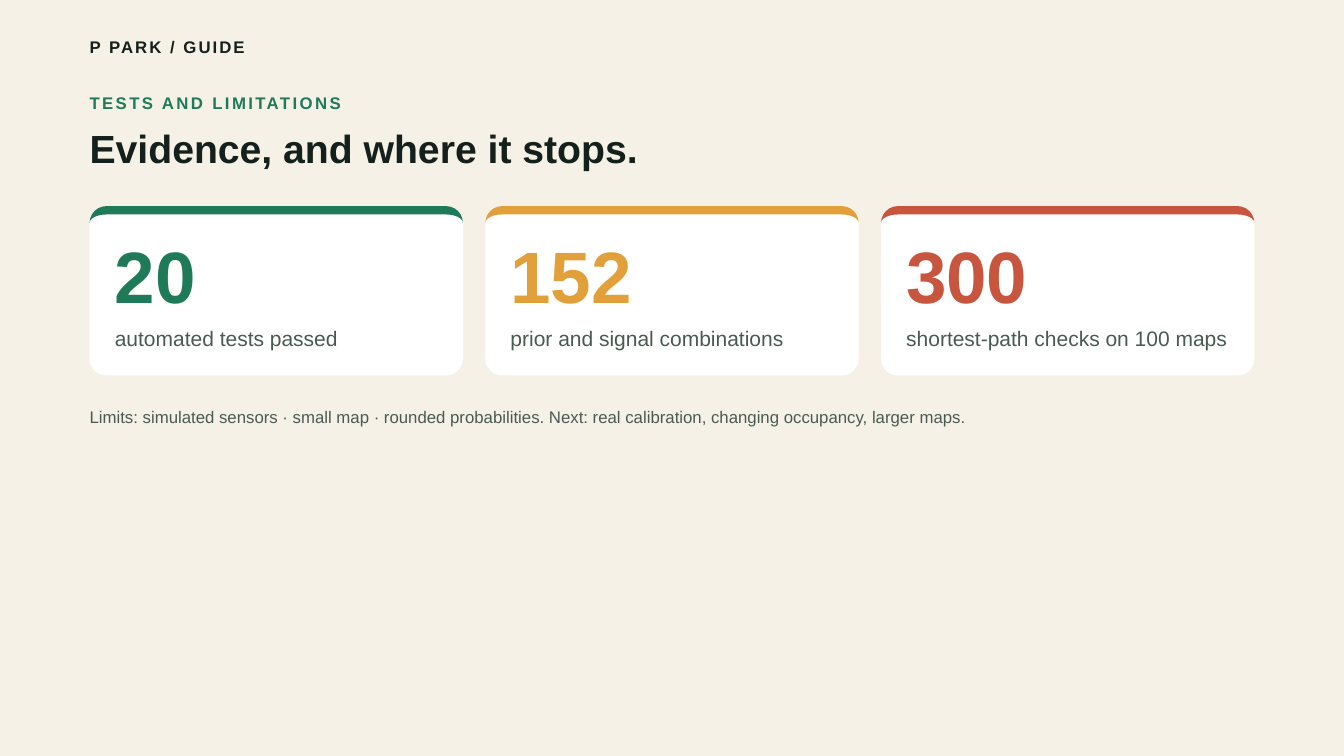
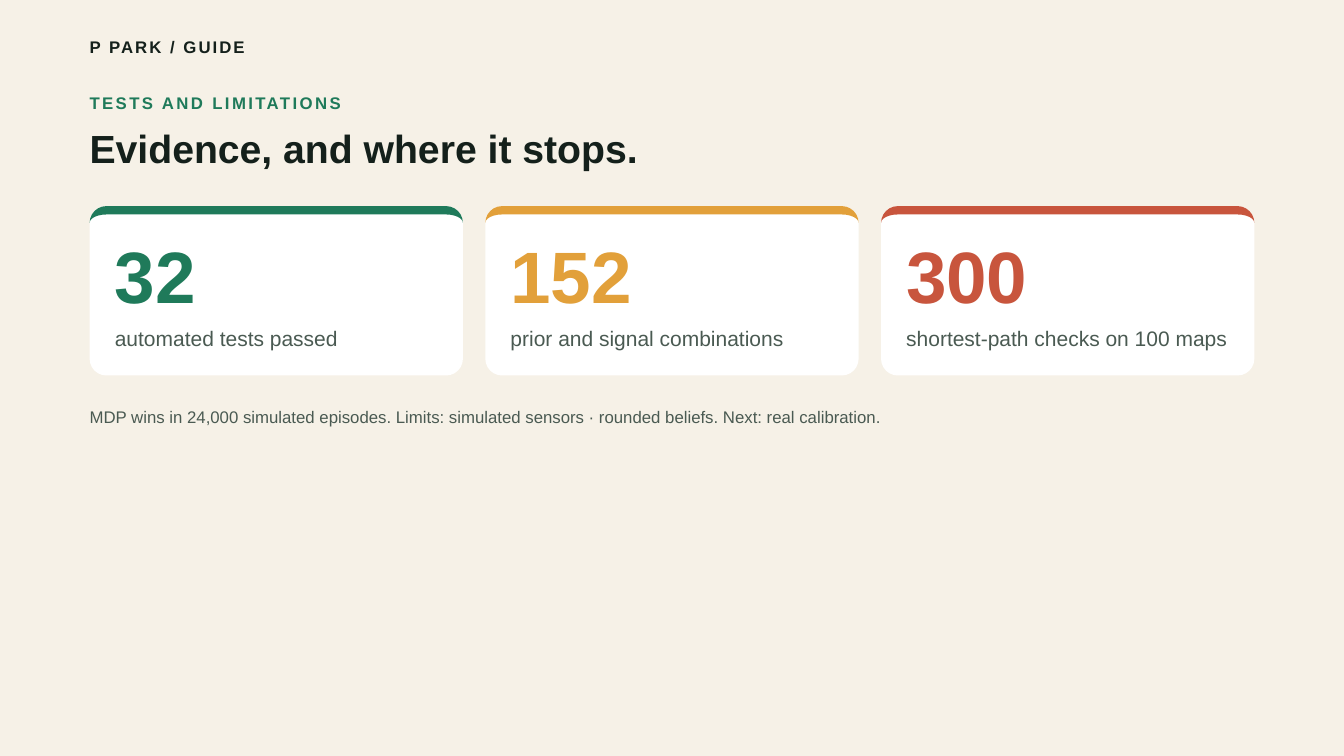
Before and after one commit to psikonday/aiff, a slide deck: slide 6 of docs/presentation.pptx. Drawn at 1344x756 pixels with LibreOffice and Linux fonts; fonts in the diff are those of the drawing. Boxes give left, top, right and bottom in pixels: in the first picture for what was removed or moved away, otherwise in the second. Text is boxed around its words. In the diff, an @@ line names an element or a change of style, - is before the commit and + after.

```diff
--- a/docs/presentation.pptx
+++ b/docs/presentation.pptx
@@ text at [115,252,196,304]: text changed @@
-20
+32
@@ text at [90,411,880,427]: text changed @@
-Limits: simulated sensors · small map · rounded probabilities. Next: real calibration, changing occupancy, larger maps.
+MDP wins in 24,000 simulated episodes. Limits: simulated sensors · rounded beliefs. Next: real calibration.
```
Also in this commit, not shown: 1 other slide changed, 17 other files.
